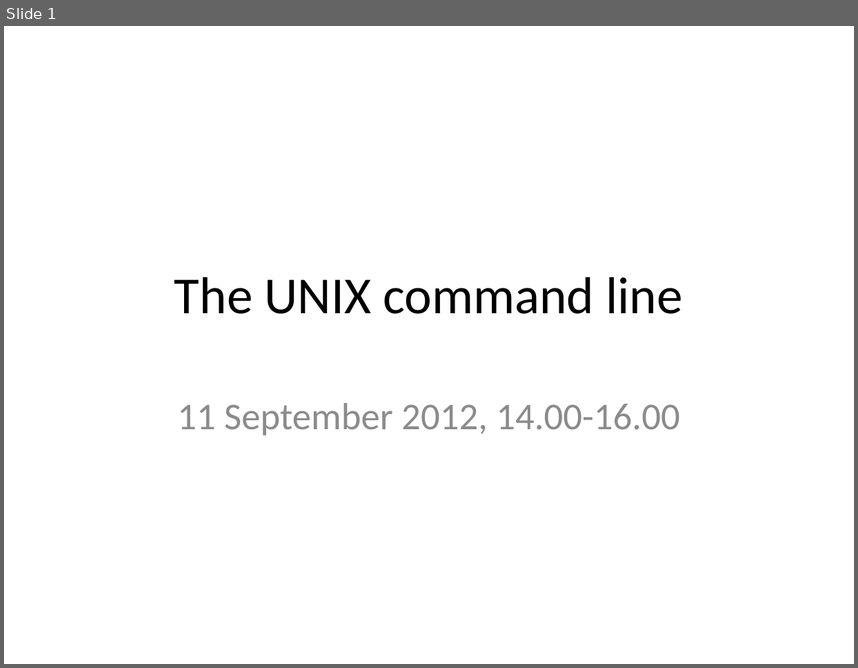
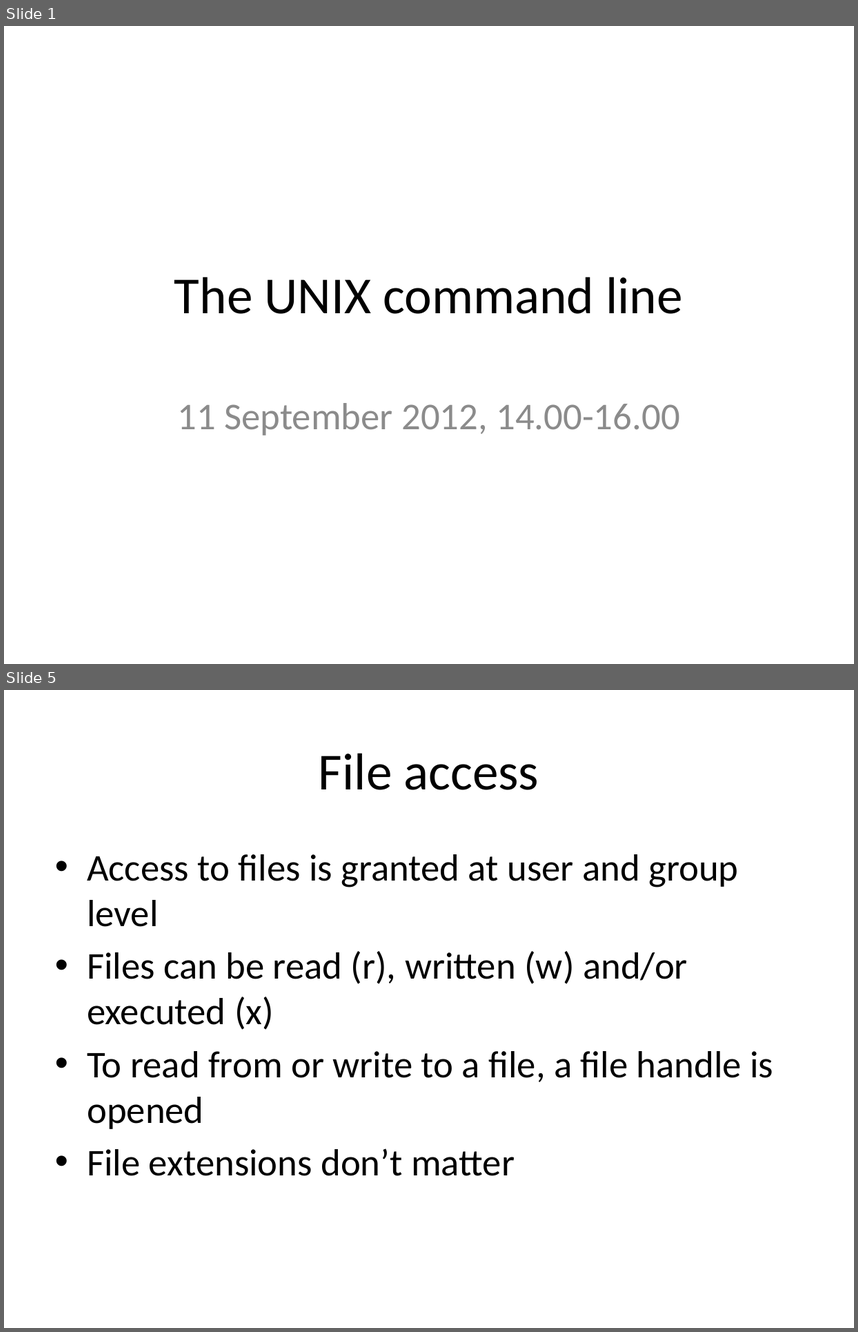
Before and after one commit to rvosa/ngs-workflows, a slide deck: doc/slides/day1/session3/UNIXCLI.pptx. Shown one above the other, each under a label of ours: slide 1 before the commit, slides 1 and 5 after it; the slides between them are not shown. The pictures are 858x668 and 858x1332 pixels, drawn with LibreOffice and Linux fonts; fonts in the diff are those of the drawing. Boxes give left, top, right and bottom in pixels: in the first picture for what was removed or moved away, otherwise in the second. Text is boxed around its words. In the diff, an @@ line names an element or a change of style, - is before the commit and + after.

```diff
--- a/doc/slides/day1/session3/UNIXCLI.pptx
+++ b/doc/slides/day1/session3/UNIXCLI.pptx
@@ slide 5 added at box(4, 690, 854, 1328), background #FFFFFF @@
@@ title added at box(319, 753, 539, 790), 44 pt, text #000000 @@
+File access
@@ text added at box(87, 854, 773, 1176), 32 pt, text #000000 @@
+• Access to files is granted at user and group level
+• Files can be read (r), written (w) and/or executed (x)
+• To read from or write to a file, a file handle is opened
+• File extensions don’t matter
```
Also in this commit, not shown: 6 slides changed, 3 other slides added, 4 slides removed.
